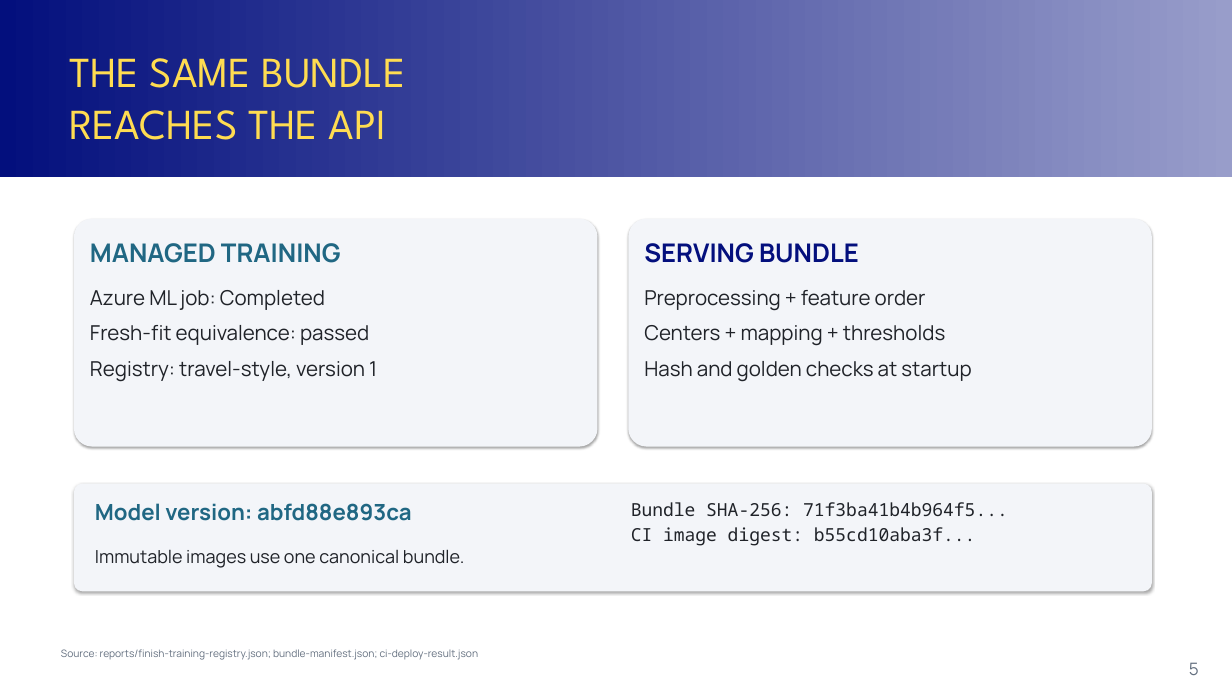
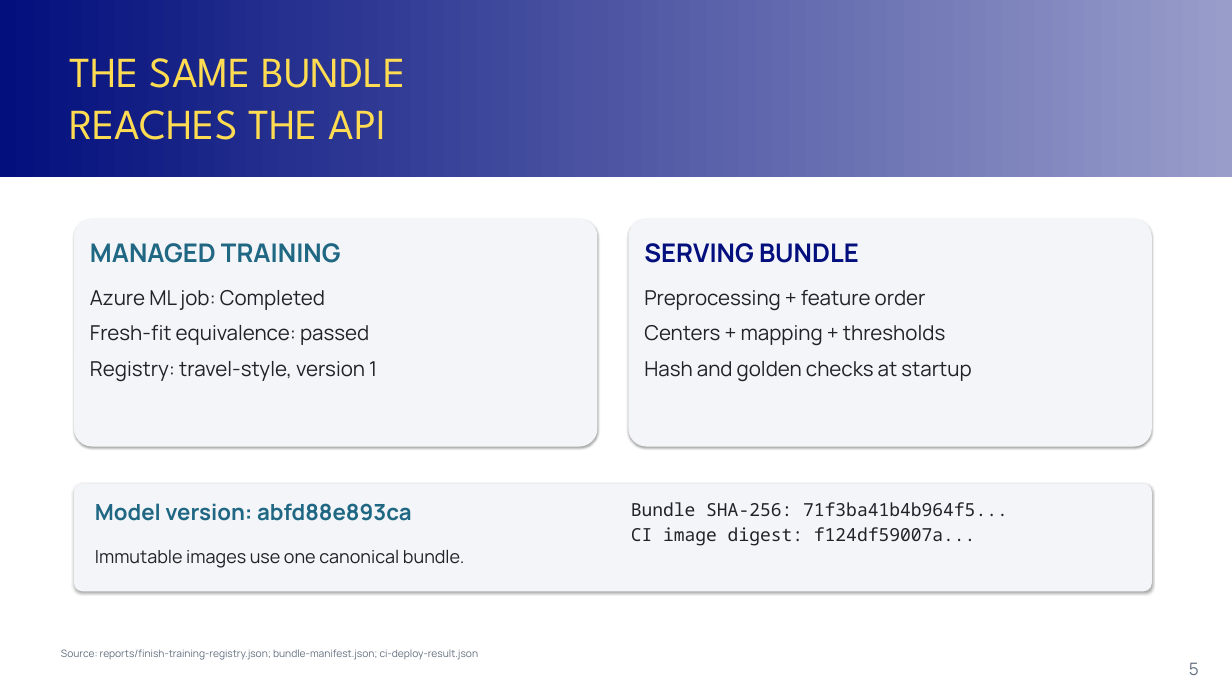
Before and after one commit to DewPerawis/ITCS355-Final-PJ-6688012-6688121-6688193, a slide deck: slide 5 of output/presentation/MLOP-PJ_Presentation.pptx. Drawn at 1232x693 pixels with LibreOffice and Linux fonts; fonts in the diff are those of the drawing. Boxes give left, top, right and bottom in pixels: in the first picture for what was removed or moved away, otherwise in the second. Text is boxed around its words. In the diff, an @@ line names an element or a change of style, - is before the commit and + after.

```diff
--- a/output/presentation/MLOP-PJ_Presentation.pptx
+++ b/output/presentation/MLOP-PJ_Presentation.pptx
@@ text at box(631, 527, 976, 546): text changed @@
-CI image digest: b55cd10aba3f...
+CI image digest: f124df59007a...
```
Also in this commit, not shown: 4 other slides changed, 20 other files.
